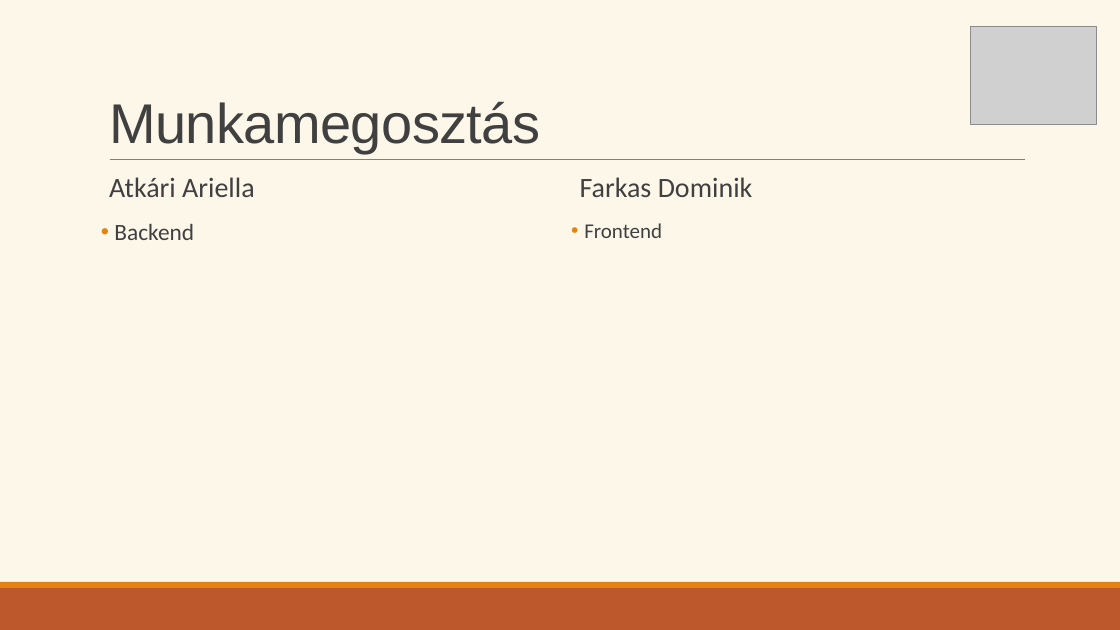
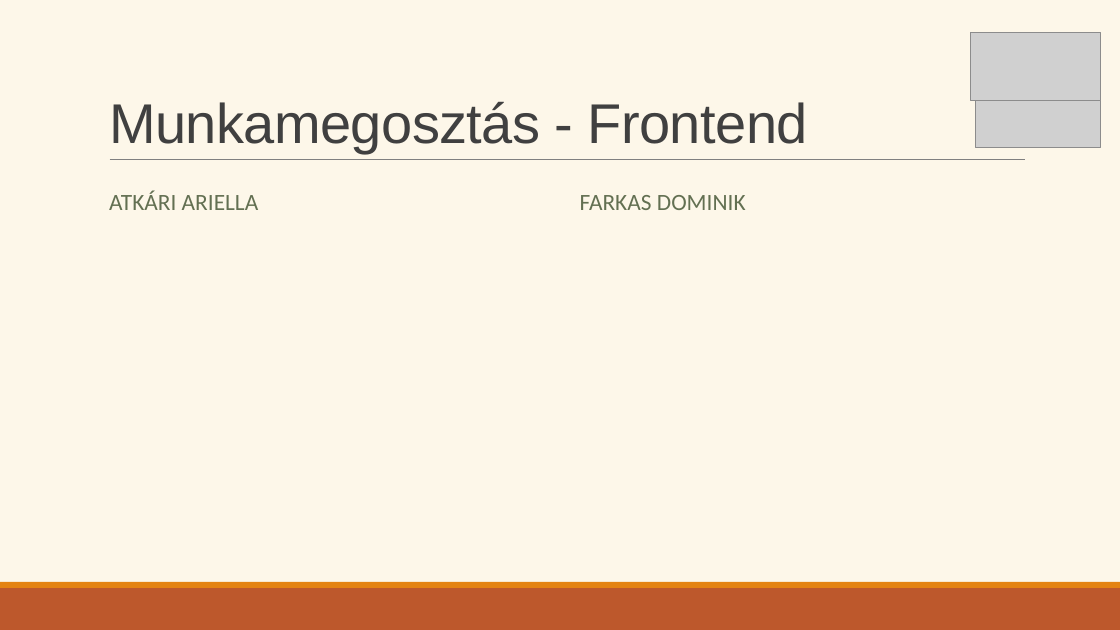
Before and after one commit to Ella50/13_S1_1_vizsgaremek, a slide deck: slide 17 of Dokumentációhoz/Prezentáció/eMenza_AtkariAriella_FarkasDominik.pptx (slide 6 before the commit). Drawn at 1120x630 pixels with LibreOffice and Linux fonts; fonts in the diff are those of the drawing; grey boxes stand for pictures. Boxes give left, top, right and bottom in pixels: in the first picture for what was removed or moved away, otherwise in the second. Text is boxed around its words. In the diff, an @@ line names an element or a change of style, - is before the commit and + after.

Commit message:
20260303_1236
ppt

```diff
--- a/Dokumentációhoz/Prezentáció/eMenza_AtkariAriella_FarkasDominik.pptx
+++ b/Dokumentációhoz/Prezentáció/eMenza_AtkariAriella_FarkasDominik.pptx
@@ picture: place and size @@
-picture at (970, 26, 1096, 124)
+picture at (970, 32, 1101, 101)
@@ title at (109, 101, 808, 153): text changed @@
-Munkamegosztás
+Munkamegosztás - Frontend
@@ picture added at (975, 95, 1101, 148) @@
@@ text "ATKÁRI ARIELLA" at (109, 191, 259, 210): vertical alignment top to middle @@
@@ text "FARKAS DOMINIK" at (580, 195, 746, 210): vertical alignment top to middle @@
@@ text at (109, 191, 259, 210): text changed; size 24 to 20 pt; text colour #404040 to #637052 @@
-  Atkári Ariella
-• Backend
+ATKÁRI ARIELLA
@@ text at (580, 195, 746, 210): text changed; size 24 to 20 pt; text colour #404040 to #637052 @@
-  Farkas Dominik
-• Frontend
+FARKAS DOMINIK
```
Also in this commit, not shown: 5 other slides changed, 14 slides added, 1 slide removed.
